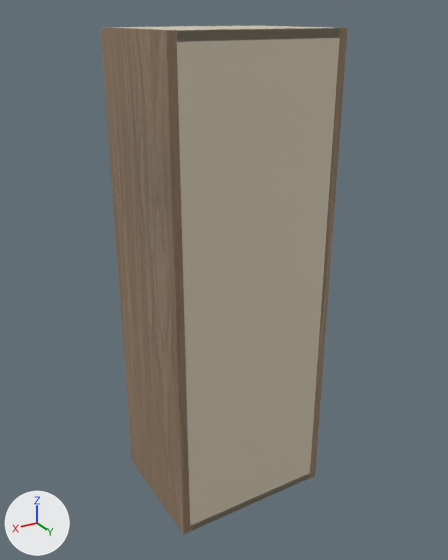
Two versions of the glTF model storefront/public/cabinet-inventory/models/oppein-ply-mnw-w1542.glb, one commit apart.
The view is the same before and after, from a 50 mm camera at (0.854, 0.969, 1.092) aimed at (0.184, -0.149, 0.533). Arrows for +X, +Y and +Z are at lower left; the lights stay in place. The first picture is the older version. Where no turn or scale is listed for an object, it has been applied to the vertices.

In view in the first picture: 'Cabinet back', 'Cabinet bottom', 'Cabinet side', 'Cabinet side.001', 'Cabinet top', 'Door'.
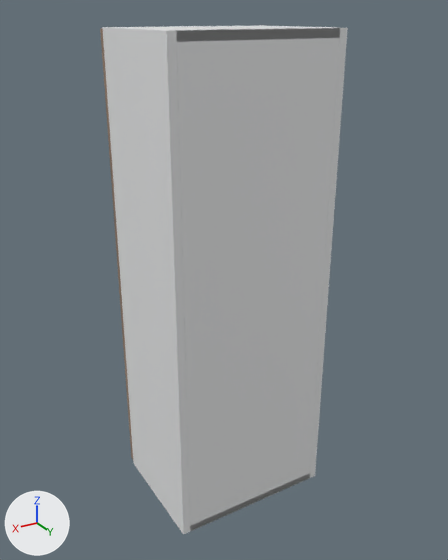
Scene script edits in JSON lines:
```json
{"op": "add", "block": "mat_white_cabinet_carcass", "code": ["mat_white_cabinet_carcass = principled_material('White cabinet carcass')", "mat_white_cabinet_carcass.base_color = (0.82, 0.83, 0.835)  # white #eaebec", "mat_white_cabinet_carcass.roughness = 0.48"]}
{"block": "me_cube_002", "where": "me_cube_002.from_pydata(...)  # 56 vertices, 108 faces; spans x -0.172..0.172, y -0.006..0.006, z -0.533..0.533"}
{"op": "remove", "block": "me_cube_002", "code": "me_cube_002.materials.append(mat_cabinet_interior___visual_interpretation)  # beige #daceb6"}
{"op": "add", "block": "me_cube_002", "code": "me_cube_002.materials.append(mat_white_cabinet_carcass)  # white #eaebec"}
{"block": "me_cube_003", "where": "me_cube_003.from_pydata(...)  # 56 vertices, 108 faces; spans x -0.172..0.172, y -0.142..0.142, z -0.009..0.009"}
{"op": "remove", "block": "me_cube_003", "code": "me_cube_003.materials.append(mat_cabinet_interior___visual_interpretation)  # beige #daceb6"}
{"op": "add", "block": "me_cube_003", "code": "me_cube_003.materials.append(mat_white_cabinet_carcass)  # white #eaebec"}
{"block": "me_cube", "where": "me_cube.from_pydata(...)  # 56 vertices, 108 faces; spans x -0.009..0.009, y -0.142..0.142, z -0.533..0.533"}
{"op": "remove", "block": "me_cube", "code": "me_cube.materials.append(mat_supplier_finish___natural_wood)  # picture img_oak"}
{"op": "add", "block": "me_cube", "code": "me_cube.materials.append(mat_white_cabinet_carcass)  # white #eaebec"}
{"block": "me_cube_001", "where": "me_cube_001.from_pydata(...)  # 56 vertices, 108 faces; spans x -0.009..0.009, y -0.142..0.142, z -0.533..0.533"}
{"op": "remove", "block": "me_cube_001", "code": "me_cube_001.materials.append(mat_supplier_finish___natural_wood)  # picture img_oak"}
{"op": "add", "block": "me_cube_001", "code": "me_cube_001.materials.append(mat_white_cabinet_carcass)  # white #eaebec"}
{"block": "me_cube_004", "where": "me_cube_004.from_pydata(...)  # 56 vertices, 108 faces; spans x -0.172..0.172, y -0.142..0.142, z -0.009..0.009"}
{"op": "remove", "block": "me_cube_004", "code": "me_cube_004.materials.append(mat_cabinet_interior___visual_interpretation)  # beige #daceb6"}
{"op": "add", "block": "me_cube_004", "code": "me_cube_004.materials.append(mat_white_cabinet_carcass)  # white #eaebec"}
```

Where the change shows, as pixel boxes [x1, y1, x2, y2] in the pictures (448 x 560 px):
```json
{"object": "Cabinet back", "change": "recoloured", "before": [176, 28, 340, 531], "after": [176, 28, 340, 531], "on screen": "beige to white"}
{"object": "Cabinet side.001", "change": "recoloured", "before": [102, 27, 190, 535], "after": [102, 27, 190, 535], "on screen": "brown to white"}
{"object": "Cabinet side", "change": "recoloured", "before": [259, 25, 348, 478], "after": [259, 25, 348, 478]}
{"object": "Cabinet top", "change": "recoloured", "before": [118, 26, 340, 42], "after": [118, 26, 340, 42]}
{"object": "Cabinet bottom", "change": "recoloured", "before": [190, 473, 310, 531], "after": [190, 473, 310, 531]}
```
